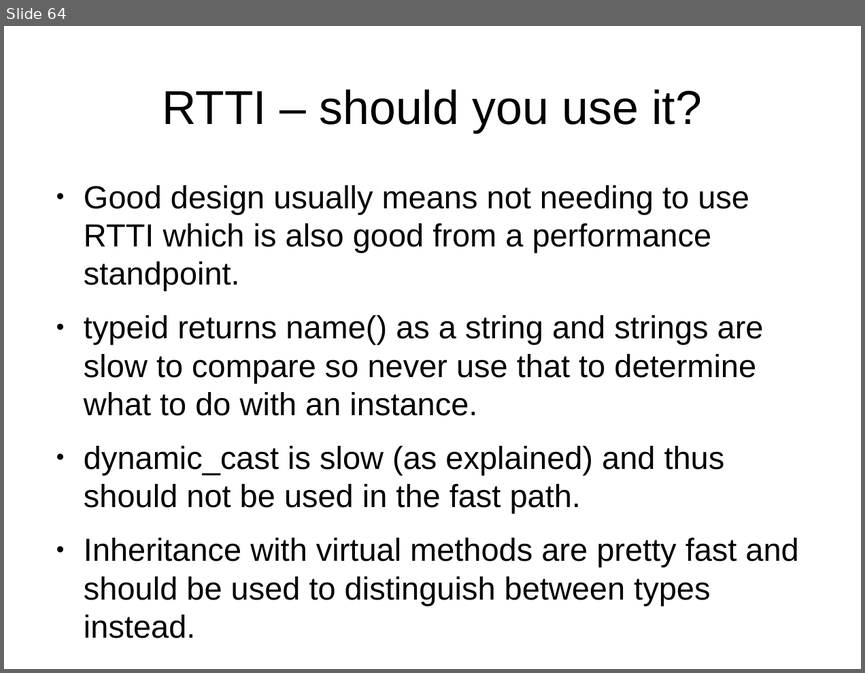
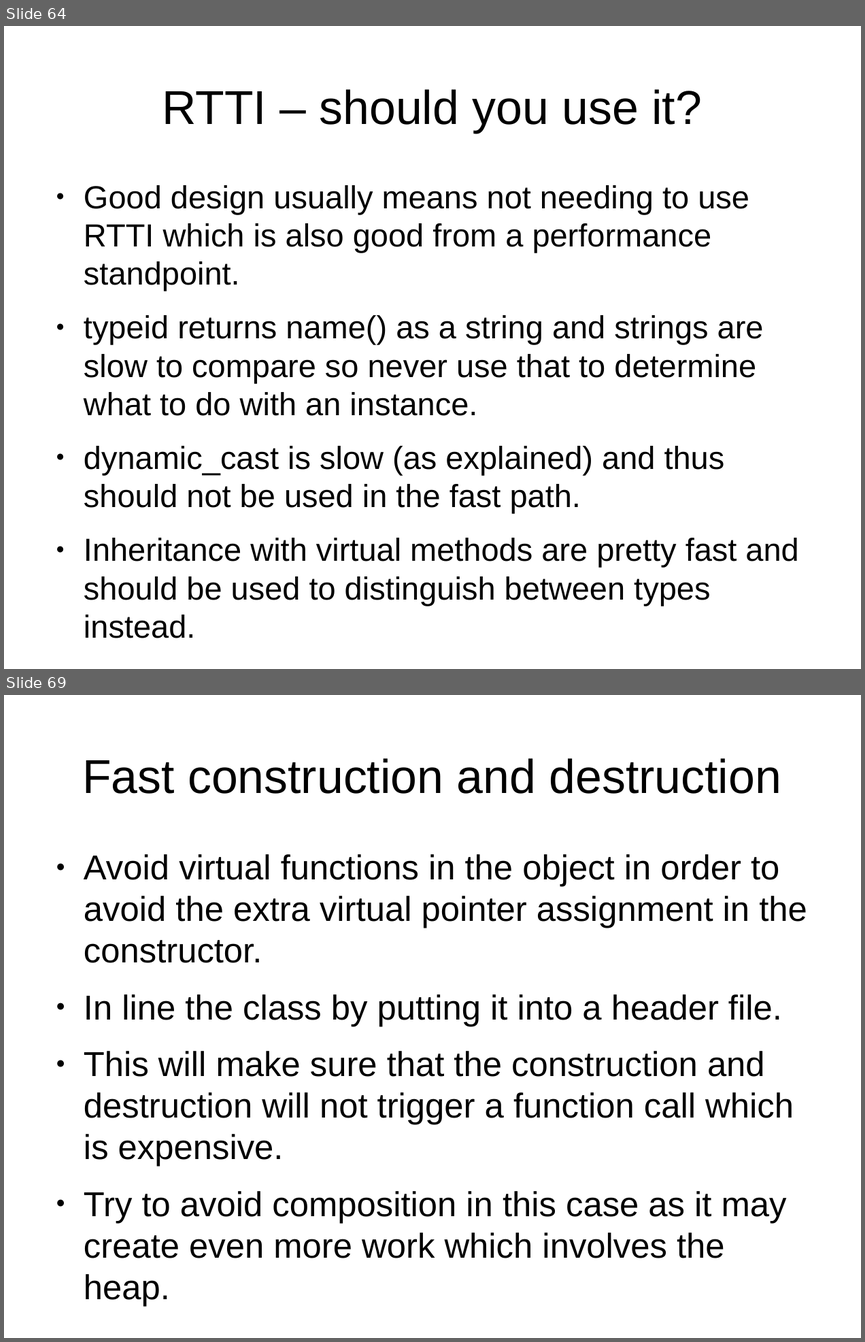
Before and after one commit to veltzer/demos, a slide deck: cpp/multi_core/effective_cplusplus.odp. Shown one above the other, each under a label of ours: slide 64 before the commit, slides 64 and 69 after it; the slides between them are not shown. The pictures are 865x673 and 865x1342 pixels, drawn with LibreOffice and Linux fonts; fonts in the diff are those of the drawing. Boxes give left, top, right and bottom in pixels: in the first picture for what was removed or moved away, otherwise in the second. Text is boxed around its words. In the diff, an @@ line names an element or a change of style, - is before the commit and + after.

```diff
--- a/cpp/multi_core/effective_cplusplus.odp
+++ b/cpp/multi_core/effective_cplusplus.odp
@@ slide 69 added at (4, 695, 861, 1338), background #FFFFFF @@
@@ title added at (82, 758, 781, 794), 44 pt, text #000000 @@
+Fast construction and destruction
@@ text added at (84, 854, 807, 1258), 32 pt, text #000000 @@
+● Avoid virtual functions in the object in order to avoid the extra virtual pointer assignment in the constructor.
+● In line the class by putting it into a header file.
+● This will make sure that the construction and destruction will not trigger a function call which is expensive.
+● Try to avoid composition in this case as it may create even more work which involves the heap.
```
Also in this commit, not shown: 12 other slides added, 1 other file.
